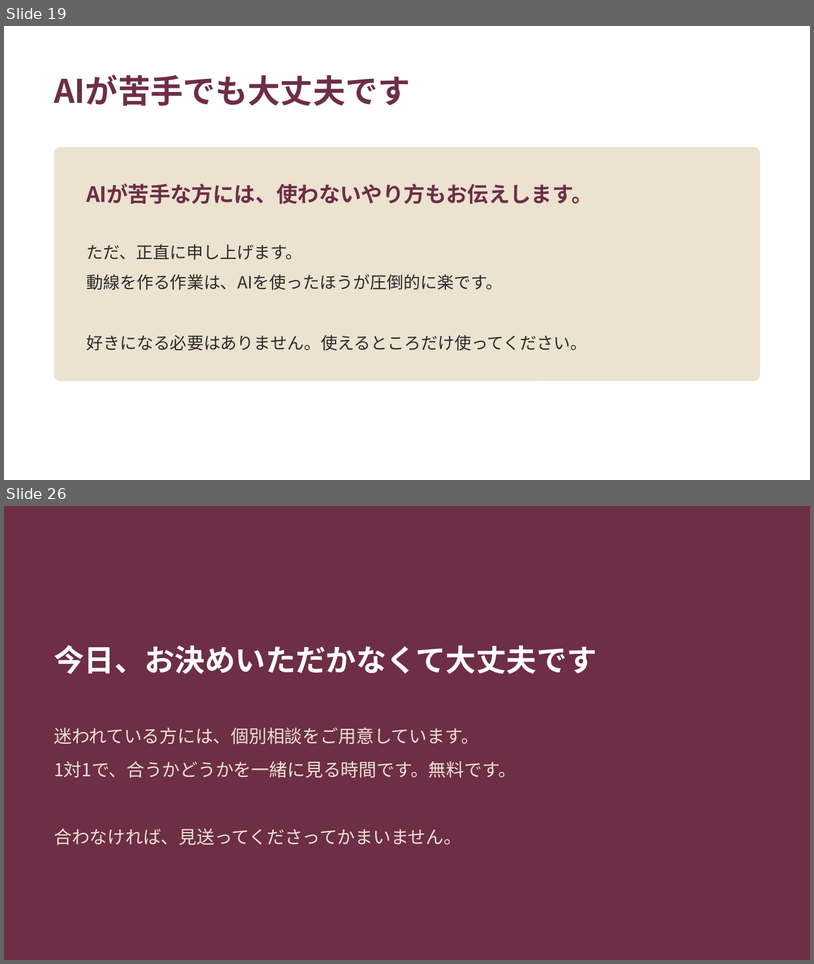
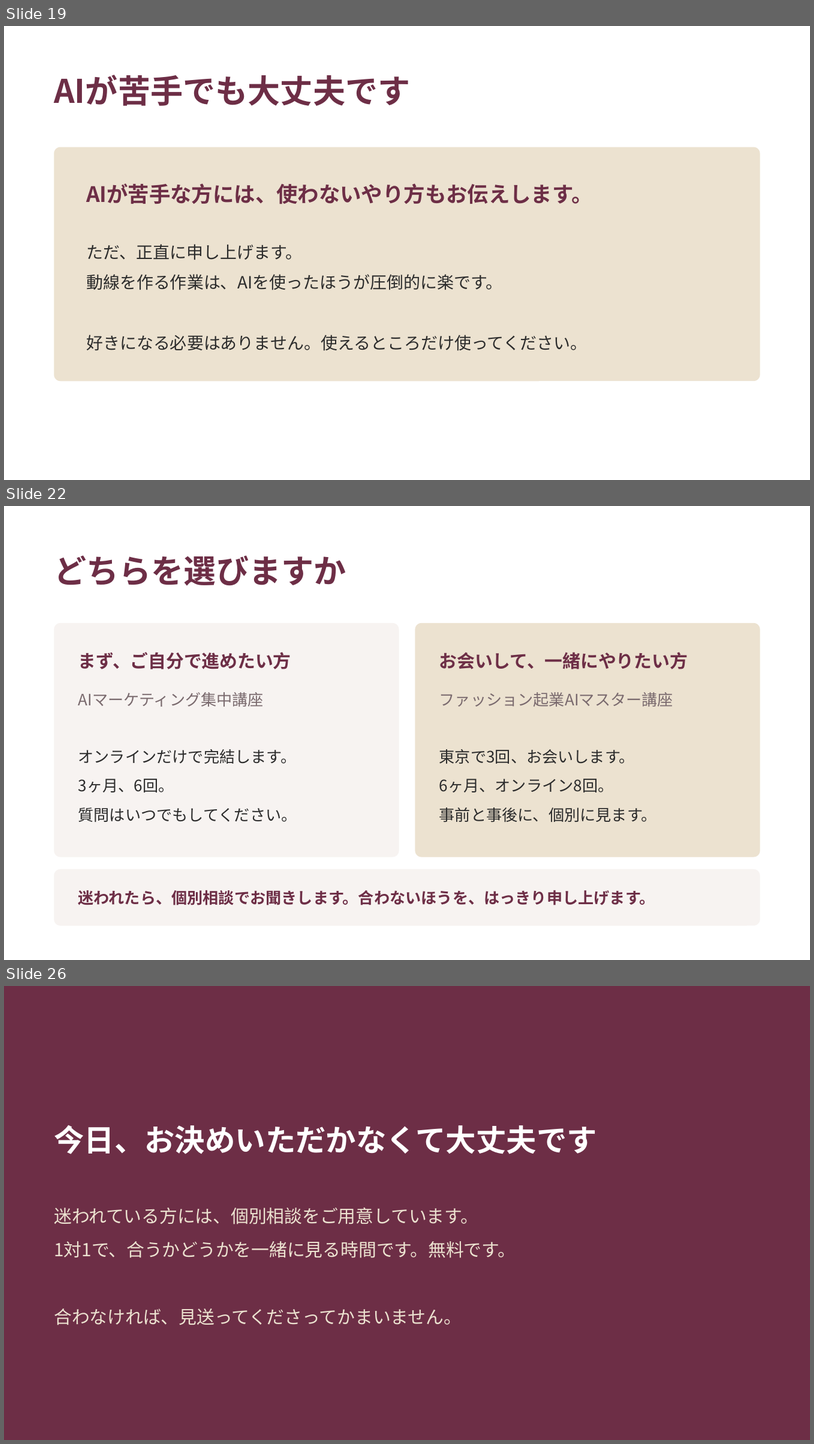
Before and after one commit to fashio17/potential-lamp, a slide deck: 運用/スライド/説明会_20260916.pptx. Shown one above the other, each under a label of ours: slides 19 and 26 before the commit, slides 19, 22 and 26 after it; the slides between them are not shown. The pictures are 814x964 and 814x1444 pixels, drawn with LibreOffice and Linux fonts; fonts in the diff are those of the drawing. Boxes give left, top, right and bottom in pixels: in the first picture for what was removed or moved away, otherwise in the second. Text is boxed around its words. In the diff, an @@ line names an element or a change of style, - is before the commit and + after.

```diff
--- a/運用/スライド/説明会_20260916.pptx
+++ b/運用/スライド/説明会_20260916.pptx
@@ slide 22 added at (x1=4, y1=506, x2=810, y2=960), background #FFFFFF @@
@@ text added at (x1=54, y1=555, x2=346, y2=586), 29 pt, text #6D2E46, bold @@
+どちらを選びますか
@@ rounded rectangle added at (x1=54, y1=623, x2=399, y2=857), fill #F7F3F1 @@
@@ rounded rectangle added at (x1=415, y1=623, x2=761, y2=857), fill #ECE2D0 @@
@@ text added at (x1=78, y1=652, x2=291, y2=669), 16 pt, text #6D2E46, bold @@
+まず、ご自分で進めたい方
@@ text added at (x1=440, y1=652, x2=688, y2=669), 16 pt, text #6D2E46, bold @@
+お会いして、一緒にやりたい方
@@ text added at (x1=78, y1=692, x2=264, y2=706), 14 pt, text #7A6A6E @@
+AIマーケティング集中講座
@@ text added at (x1=440, y1=692, x2=674, y2=706), 14 pt, text #7A6A6E @@
+ファッション起業AIマスター講座
@@ text added at (x1=78, y1=749, x2=297, y2=822), 14 pt, text #2B2B2B @@
+オンラインだけで完結します。
+3ヶ月、6回。
+質問はいつでもしてください。
@@ text added at (x1=440, y1=749, x2=657, y2=822), 14 pt, text #2B2B2B @@
+東京で3回、お会いします。
+6ヶ月、オンライン8回。
+事前と事後に、個別に見ます。
@@ rounded rectangle added at (x1=54, y1=869, x2=761, y2=925), fill #F7F3F1 @@
@@ text added at (x1=78, y1=890, x2=656, y2=905), 14 pt, text #6D2E46, bold @@
+迷われたら、個別相談でお聞きします。合わないほうを、はっきり申し上げます。
```
Also in this commit, not shown: 8 slides changed, 1 other slide added, 2 slides removed, 2 other files.
